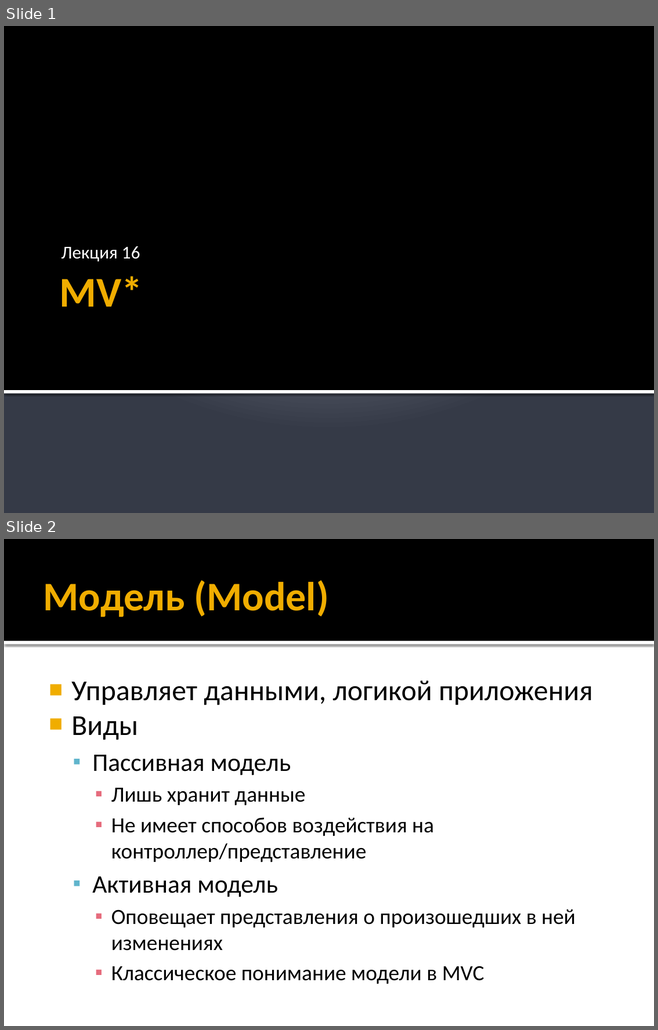
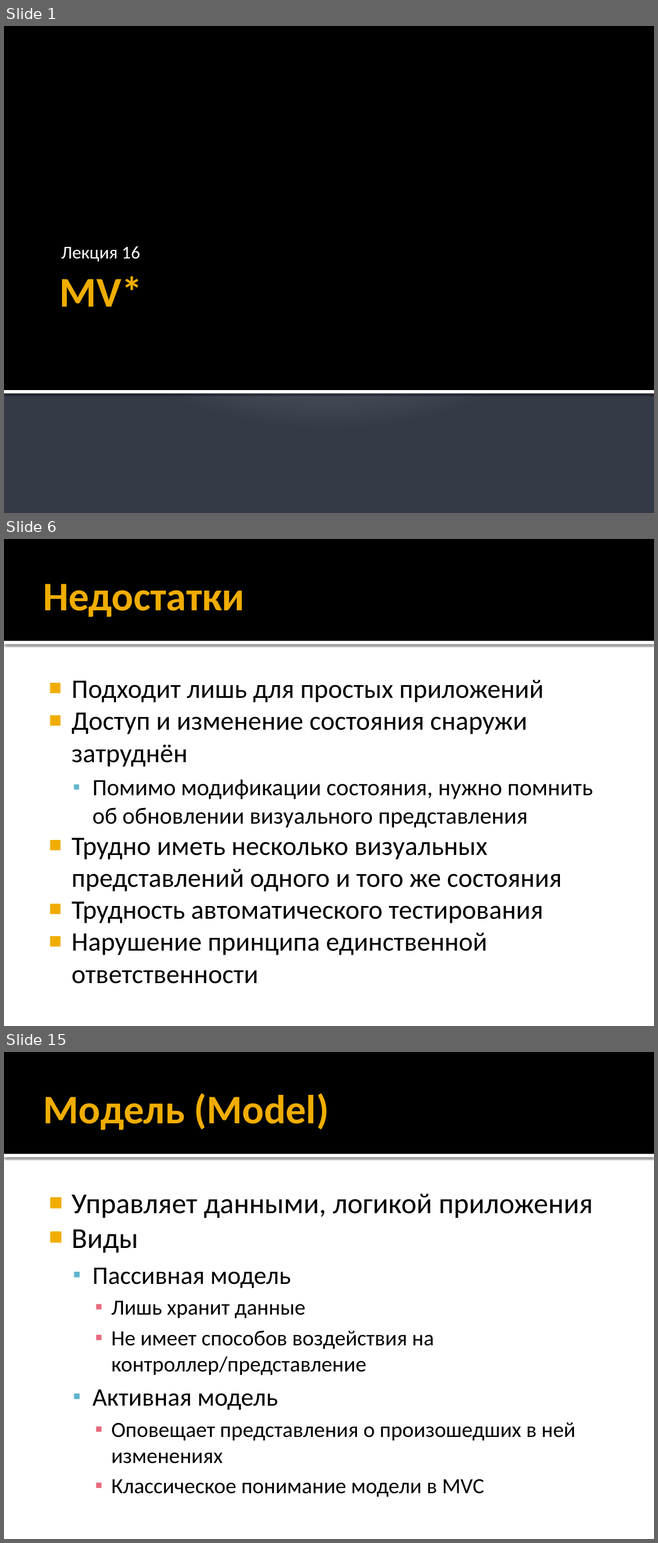
Before and after one commit to iv-sergius/ood, a slide deck: lectures/16.mvxx/mvxx.pptx. Shown one above the other, each under a label of ours: slides 1 and 2 before the commit, slides 1, 6 and 15 after it; the slides between them are not shown. The pictures are 658x1030 and 658x1543 pixels, drawn with LibreOffice and Linux fonts; fonts in the diff are those of the drawing. Boxes give left, top, right and bottom in pixels: in the first picture for what was removed or moved away, otherwise in the second. Text is boxed around its words. In the diff, an @@ line names an element or a change of style, - is before the commit and + after.

Commit message:
Добавлена обновленная презентация по принципам SOLID. Обновлена презентация по MVXX

```diff
--- a/lectures/16.mvxx/mvxx.pptx
+++ b/lectures/16.mvxx/mvxx.pptx
@@ slide 6 added at box(4, 539, 654, 1026), background #FFFFFF; not listed: 2 template elements that a slide beside it also shows @@
@@ title added at box(43, 584, 245, 617), 45 pt, text #F0AD00, bold @@
+Недостатки
@@ text added at box(71, 680, 592, 984), 29.6 pt, text #000000 @@
+■ Подходит лишь для простых приложений
+■ Доступ и изменение состояния снаружи затруднён
+  ▪ Помимо модификации состояния, нужно помнить об обновлении визуального представления
+■ Трудно иметь несколько визуальных представлений одного и того же состояния
+■ Трудность автоматического тестирования
+■ Нарушение принципа единственной ответственности
@@ what was slide 2 is now slide 15 @@
```
Also in this commit, not shown: 1 slide changed, 16 other slides added, 1 slide removed, 1 other file.
